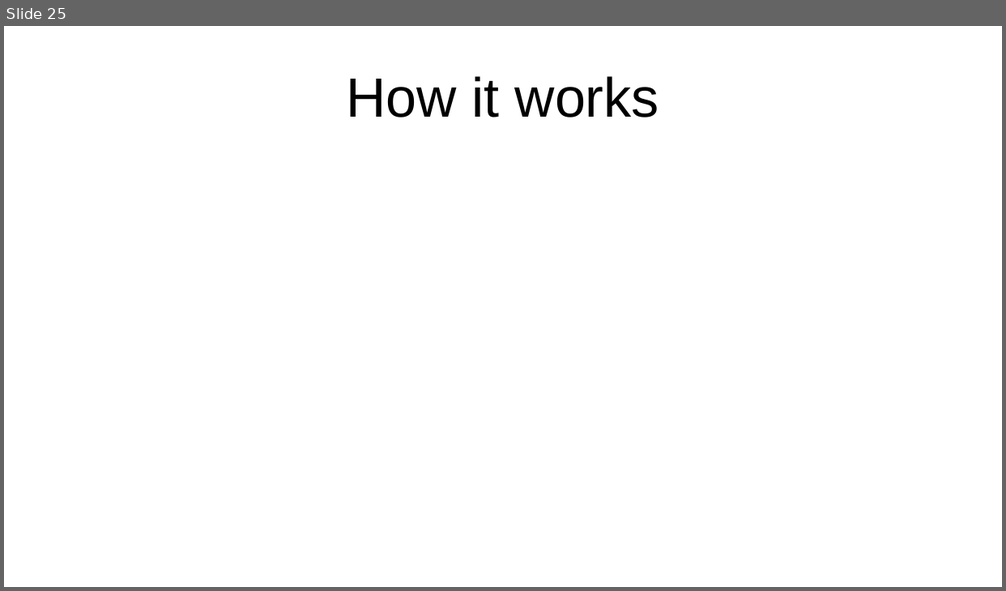
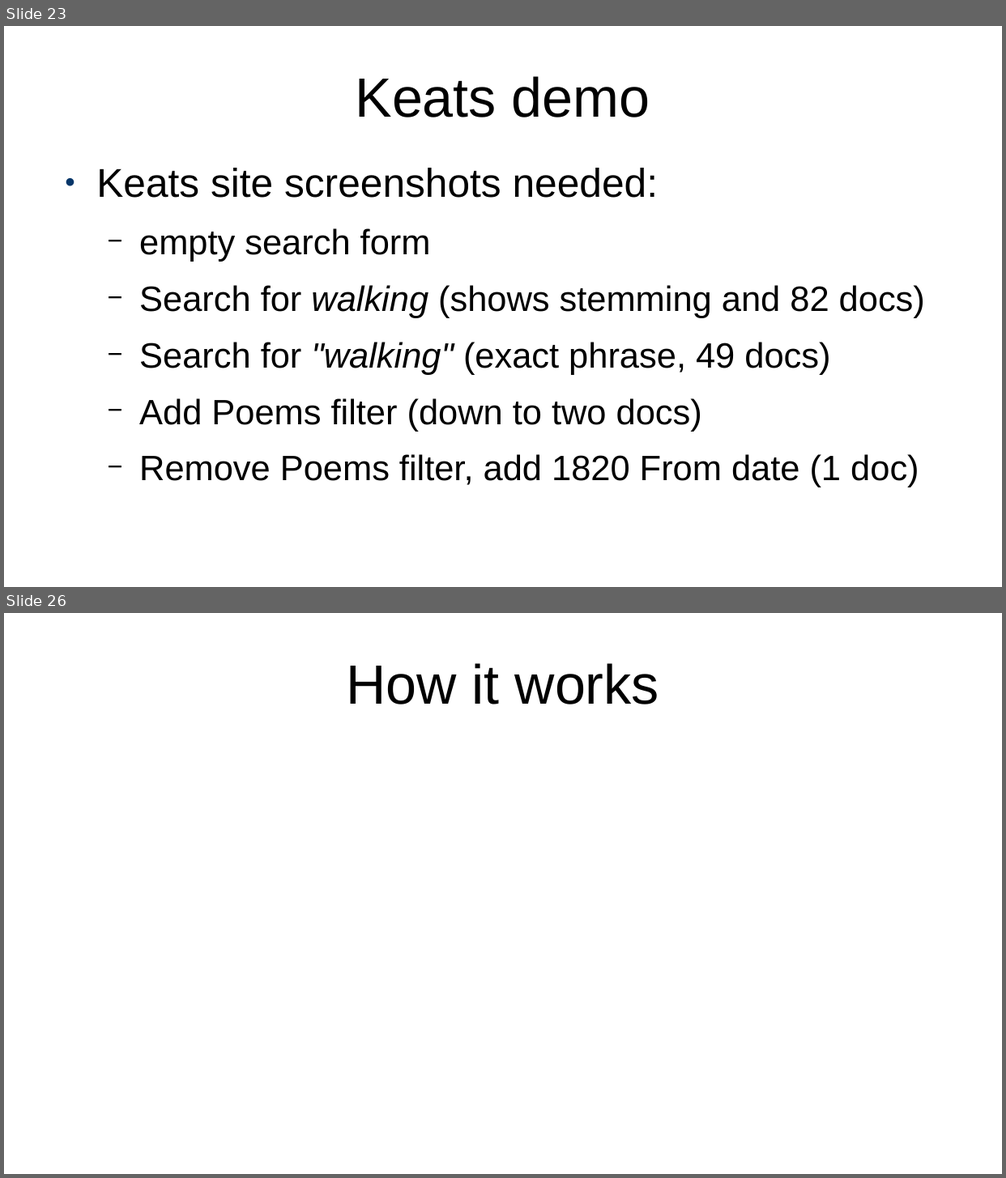
Before and after one commit to projectEndings/Endings, a slide deck: presentations/ubc2020/nineProjects.odp. Shown one above the other, each under a label of ours: slide 25 before the commit, slides 23 and 26 after it; the slides between them are not shown. The pictures are 1006x591 and 1006x1178 pixels, drawn with LibreOffice and Linux fonts; fonts in the diff are those of the drawing. Boxes give left, top, right and bottom in pixels: in the first picture for what was removed or moved away, otherwise in the second. Text is boxed around its words. In the diff, an @@ line names an element or a change of style, - is before the commit and + after.

Commit message:
Adding descriptions of screenshots needed

```diff
--- a/presentations/ubc2020/nineProjects.odp
+++ b/presentations/ubc2020/nineProjects.odp
@@ slide 23 added at [4, 26, 1002, 587], background #FFFFFF @@
@@ title added at [356, 76, 650, 118], 44 pt, text #000000 @@
+Keats demo
@@ text added at [96, 168, 925, 488], 28 pt, text #000000 @@
+● Keats site screenshots needed:
+  − empty search form
+  − Search for walking (shows stemming and 82 docs)
+  − Search for "walking" (exact phrase, 49 docs)
+  − Add Poems filter (down to two docs)
+  − Remove Poems filter, add 1820 From date (1 doc)
@@ what was slide 25 is now slide 26 @@
```
Also in this commit, not shown: 2 slides changed, 3 other slides added, 3 slides removed.
